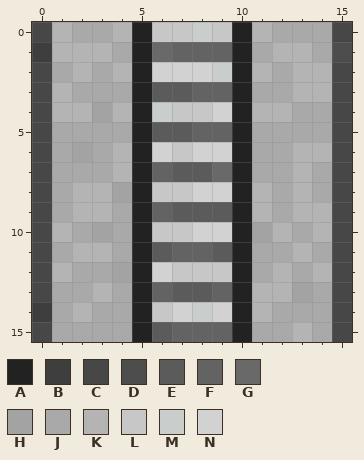
Two states of a pixel-art sprite, resources/textures/blocks/elevator_guide_front.png. This is how it looked before the edit.
The file is 16x16 pixels. Colours within 5 levels of each other are drawn and written as one.
Palette (. is transparent): A #222222  B #3e3e3e  C #474747  D #4d4d4d  E #5b5b5b  F #636363  G #696969  H #a3a3a3  J #a9a9a9  K #b4b4b4  L #c7c7c7  M #c9cecc  N #d2d2d2
Pixels before, first column x 0:
 0 CKJJKALLMLAKJJJC
 1 BKKKJAGFFFAJKKJD
 2 CJKJKANNNMAKJKKC
 3 CKJJJAEEFFAJJKKC
 4 CKKHKAMLLNAKKJJC
 5 CJJJJAEEFFAJJJJC
 6 CJHJKANLNNAJJKKC
 7 CJJJKAFEEGAJJKJC
 8 CJKKHALLNNAKJKJC
 9 CJKKJAFEEEAKJKKC
10 CKJHJALLNNAHKJKC
11 CJKKJAEFFEAJJKJC
12 CKJJHANLLLAJKJKC
13 CJJKJAFEEFAKKHJC
14 BJKJJALNMNAKJJJC
15 CJJJJAEFFFAJJKJC
Now the later version:
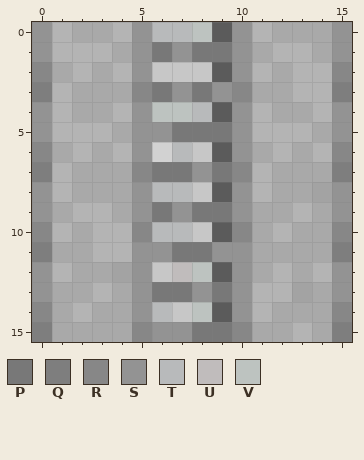
Colours new in this view: P #787878  Q #7e7e7e  R #878787  S #939393  T #b8babb  U #c0bcbc  V #bdc3c0
The exact change:
Changed rows in their new state; - is an unchanged pixel.
first column x 0:
 0 S----STTVES----S
 1 S----SPSPPS----S
 2 R----SLLLES----R
 3 Q----RPSPSR----Q
 4 S-JJ-SVVTES-J-KS
 5 SKKK-SSPPPSKKK-S
 6 R-K--S-TLES-KJ-R
 7 QK--JRPPSPRK-J-Q
 8 SKJJJSTTLES--JHS
 9 S----SPSPPSJ--JS
10 R--KKRTTLERJ--JR
11 Q-J-KSSPPSS--J-Q
12 S----SLUVES----S
13 S----SPPSPS----S
14 R----STLVES----R
15 Q----RSSPPR----Q
